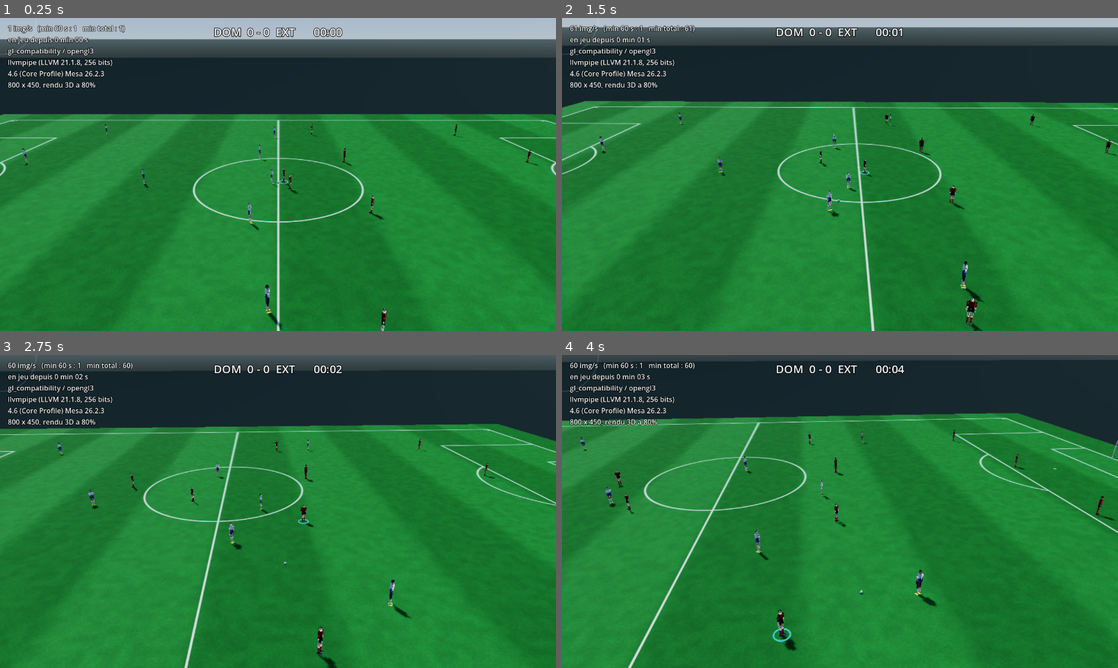
Above: before the commit, frames 1-4 (two rows, left to right).
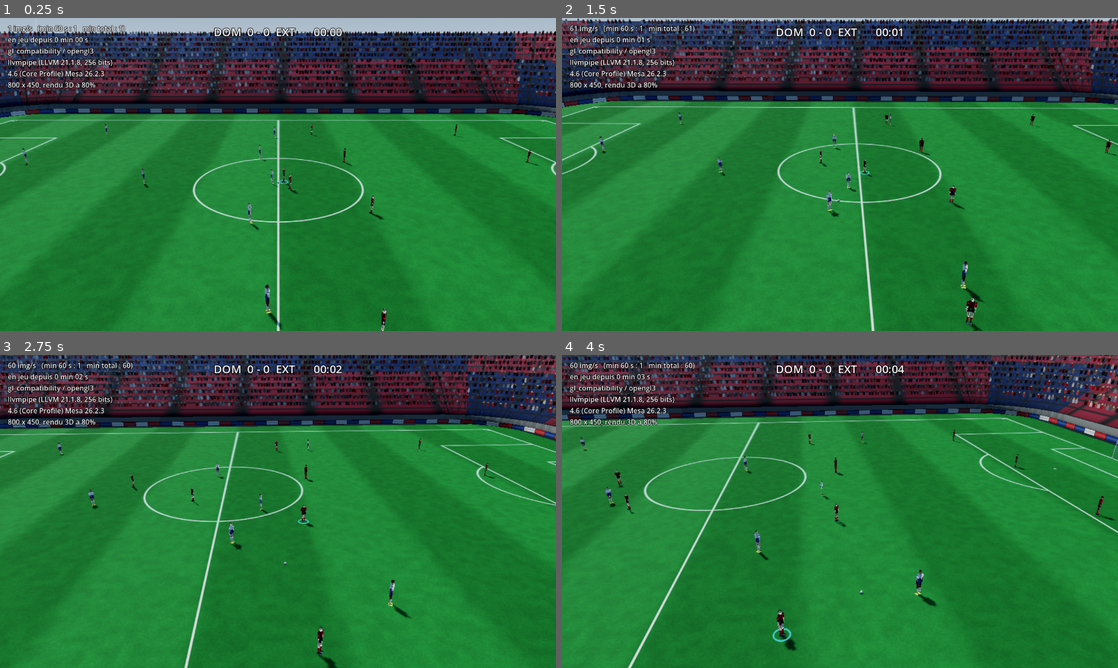
Above: after the commit, the same moments.

Repository: owono123/monprojet
Game: Godot game, scene res://src/principal.tscn
The game is run twice, just before and just after one commit, with the same random seed, the same clock (stepped at 60 frames per second) and the same inputs.
Inputs (mouse positions are in pixels of both pictures, inside the frame that each line leads up to):
- Up to frame 1 (0.25 s): no input
- Up to frame 2 (1.5 s): move the mouse to (962, 158) at 0.52 s; click (962, 158) at 0.67 s; drag from (728, 190) to (812, 237) at 1.27 s
- Up to frame 3 (2.75 s): move the mouse to (333, 442) at 2.02 s; click (333, 442) at 2.17 s
- Up to frame 4 (4 s): drag from (812, 574) to (673, 464) at 2.77 s; move the mouse to (1006, 558) at 3.52 s; click (1006, 558) at 3.67 s

The runs differ from the first frame. In frame 1, 18% of the frame differs, in the area x 0-100%, y 4-32%; in frame 2, 18%; in frame 3, 15%; in frame 4, 13%.

Commit message:
Le stade : gradins, foule, panneaux et projecteurs
Le terrain ne flotte plus dans le vide. Une enceinte complete l'entoure :
douze rangees de gradins en rectangle aux angles arrondis, une foule, un
bandeau publicitaire au bord de touche et quatre pylones d'eclairage.

C'est la piece qui fait le plus pour l'impression d'ensemble. Un terrain
parfaitement trace pose au milieu de rien a toujours l'air d'un essai
technique ; les memes joueurs dans une enceinte pleine ont l'air d'un match.

Le budget tient par deux choix. Les sieges ne sont pas de la geometrie : la
grille des places est dessinee dans le pixel sur la pente des gradins, si bien
qu'une enceinte de trente mille places coute exactement le meme prix qu'une
enceinte vide — en volumes, meme reduits a une boite chacun, il aurait fallu
plus de trois cent mille triangles. Et la foule entiere tient dans un seul
MultiMesh, donc un seul appel de rendu, chaque spectateur etant un
quadrilatere tourne vers le centre du terrain.

Un defaut trouve a la relecture des captures : les spectateurs etaient semes au
milieu de la marche mais poses a la hauteur du BAS de celle-ci, donc enfonces
dans la pente — seul le sommet de leur crane depassait, et les tribunes
paraissaient vides. Ils sont desormais poses a la hauteur qu'a reellement la
pente a l'endroit ou ils se trouvent.

Les panneaux publicitaires ne portent aucune marque : ce sont des aplats de
couleur, comme le veut la regle du projet. L'editeur de stade laissera regler
la palette.

Co-Authored-By: Claude Opus 5 <noreply@anthropic.com>
Claude-Session: https://claude.ai/code/session_01DjzeGUHn1ioCs4MhjkFQZt

Diff:
--- a/foot/src/principal.gd
+++ b/foot/src/principal.gd
@@ -16,6 +16,7 @@
 var _simulation: Simulation
 var _manette: Manette
 var _terrain: Terrain
+var _stade: Stade
 var _ambiance: Ambiance
 var _camera: Camera3D
 var _ballon_visuel: MeshInstance3D
@@ -46,6 +47,9 @@
 
 	_terrain = Terrain.new()
 	add_child(_terrain)
+
+	_stade = Stade.new()
+	add_child(_stade)
 
 	_ballon_visuel = _construire_ballon()
 	add_child(_ballon_visuel)
--- /dev/null
+++ b/foot/src/rendu/foule.gdshader
@@ -0,0 +1,42 @@
+shader_type spatial;
+render_mode cull_disabled, diffuse_lambert;
+
+// Un spectateur : un simple quadrilatere, tete claire au-dessus, maillot en
+// dessous, la couleur venant de l'instance.
+//
+// Plusieurs milliers d'entre eux tiennent dans un seul MultiMesh, donc un seul
+// appel de rendu. Le mouvement est calcule ici plutot que par la simulation :
+// une foule qui respire ne change rien au match, mais une foule parfaitement
+// immobile trahit immediatement le decor en carton.
+
+uniform vec3 couleur_peau : source_color = vec3(0.74, 0.58, 0.46);
+uniform float amplitude_du_mouvement = 0.055;
+
+varying vec3 maillot;
+varying float teint;
+
+void vertex() {
+	maillot = COLOR.rgb;
+	// Chaque spectateur bouge a son propre rythme : sans ce decalage, toute la
+	// tribune ondulerait ensemble comme un seul organisme.
+	float decalage = fract(float(INSTANCE_ID) * 0.6180339887) * 6.2831853;
+	float souffle = sin(TIME * 1.7 + decalage) + sin(TIME * 0.63 + decalage * 2.1) * 0.5;
+	VERTEX.y += souffle * amplitude_du_mouvement;
+	// Le teint varie d'un spectateur a l'autre, tire du meme decalage.
+	teint = 0.72 + fract(float(INSTANCE_ID) * 0.7548776662) * 0.52;
+}
+
+void fragment() {
+	// Le haut du quadrilatere est la tete, le reste le buste. La bascule est
+	// franche : a cette distance, un degrade ne se verrait pas.
+	float est_la_tete = step(UV.y, 0.30);
+	// Les epaules sont arrondies plutot que carrees, ce qui suffit a lire une
+	// silhouette humaine dans une tache de quelques pixels.
+	float largeur = mix(0.5, 0.30, smoothstep(0.30, 0.10, UV.y));
+	if (abs(UV.x - 0.5) > largeur) {
+		discard;
+	}
+	ALBEDO = mix(maillot, couleur_peau * teint, est_la_tete);
+	ROUGHNESS = 0.92;
+	SPECULAR = 0.08;
+}
--- /dev/null
+++ b/foot/src/rendu/gradins.gdshader
@@ -0,0 +1,63 @@
+shader_type spatial;
+render_mode cull_back, diffuse_lambert;
+
+// Sieges des gradins, dessines dans le pixel.
+//
+// Un stade de trente mille places represente trente mille sieges. En geometrie,
+// meme reduits a une boite chacun, cela ferait plus de trois cent mille
+// triangles et un temps de sommet qu'aucun telephone ne tient. On dessine donc
+// la grille des places directement sur la pente des gradins : le cout ne depend
+// plus du nombre de sieges mais du nombre de pixels a l'ecran, et une enceinte
+// pleine coute exactement le meme prix qu'une enceinte vide.
+
+uniform float rangees = 12.0;
+uniform float places_par_rangee = 432.0;
+uniform vec3 couleur_siege : source_color = vec3(0.16, 0.20, 0.34);
+uniform vec3 couleur_siege_clair : source_color = vec3(0.62, 0.16, 0.18);
+uniform vec3 couleur_beton : source_color = vec3(0.34, 0.34, 0.33);
+
+varying vec2 coordonnee;
+
+float hasard(vec2 graine) {
+	return fract(sin(dot(graine, vec2(12.9898, 78.233))) * 43758.5453);
+}
+
+void vertex() {
+	coordonnee = UV;
+}
+
+void fragment() {
+	// Le mur de soutenement, marque par un v negatif, est du beton nu.
+	if (coordonnee.y < -0.001) {
+		float grain = hasard(floor(coordonnee * vec2(240.0, 40.0)));
+		ALBEDO = couleur_beton * (0.88 + grain * 0.18);
+		ROUGHNESS = 0.95;
+	} else {
+		vec2 grille = vec2(coordonnee.x * places_par_rangee, coordonnee.y * rangees);
+		vec2 place = floor(grille);
+		vec2 dans_la_place = fract(grille);
+
+		// Un couloir d'acces toutes les vingt-quatre places : sans ces coupures,
+		// la tribune ressemble a un tissu imprime plutot qu'a des travees.
+		float couloir = step(0.94, fract(place.x / 24.0));
+
+		// Le siege ne remplit pas toute sa case : l'ecart laisse voir le beton,
+		// et c'est ce liset sombre qui donne le relief des rangees.
+		vec2 bord = smoothstep(vec2(0.0), vec2(0.16), dans_la_place)
+			* (1.0 - smoothstep(vec2(0.80), vec2(1.0), dans_la_place));
+		float siege = bord.x * bord.y * (1.0 - couloir);
+
+		// Deux couleurs par blocs, comme les mosaiques des tribunes. Les blocs
+		// sont larges et peu contrastes : un damier serre donnerait un stade en
+		// nappe de pique-nique.
+		float bloc = step(0.5, fract(floor(place.x / 68.0) * 0.5 + floor(place.y / 7.0) * 0.5));
+		vec3 teinte = mix(couleur_siege, mix(couleur_siege, couleur_siege_clair, 0.75), bloc);
+		teinte *= 0.86 + hasard(place) * 0.24;
+
+		// Le fond de tribune recoit moins de lumiere du ciel.
+		float ombre = mix(0.62, 1.0, coordonnee.y);
+		ALBEDO = mix(couleur_beton * 0.55, teinte, siege) * ombre;
+		ROUGHNESS = mix(0.95, 0.72, siege);
+	}
+	SPECULAR = 0.12;
+}
--- /dev/null
+++ b/foot/src/rendu/panneaux.gdshader
@@ -0,0 +1,44 @@
+shader_type spatial;
+render_mode cull_back, diffuse_lambert;
+
+// Bandeau publicitaire du bord de touche.
+//
+// Les panneaux ne portent aucune marque : ce sont des aplats de couleur. Ce
+// n'est pas une facilite, c'est la regle du projet — aucun sponsor reel n'entre
+// dans le jeu. L'editeur de stade laissera regler la palette, et l'utilisateur
+// mettra ce qu'il veut sur son propre appareil.
+//
+// La coordonnee horizontale porte des metres, si bien que la largeur d'un
+// panneau reste la meme sur les cotes comme dans les virages.
+
+uniform float largeur_panneau = 2.6;
+uniform vec3 teinte_a : source_color = vec3(0.10, 0.22, 0.48);
+uniform vec3 teinte_b : source_color = vec3(0.86, 0.86, 0.88);
+uniform vec3 teinte_c : source_color = vec3(0.72, 0.14, 0.16);
+
+varying vec2 coordonnee;
+
+void vertex() {
+	coordonnee = UV;
+}
+
+void fragment() {
+	float index = floor(coordonnee.x / largeur_panneau);
+	float dedans = fract(coordonnee.x / largeur_panneau);
+
+	// Trois couleurs qui se suivent sans repetition trop evidente.
+	float choix = fract(index * 0.37);
+	vec3 fond = choix < 0.34 ? teinte_a : (choix < 0.67 ? teinte_b : teinte_c);
+
+	// Joint sombre entre deux panneaux, et lisere en haut et en bas.
+	float joint = smoothstep(0.0, 0.03, dedans) * (1.0 - smoothstep(0.97, 1.0, dedans));
+	float lisere = smoothstep(0.0, 0.10, coordonnee.y) * (1.0 - smoothstep(0.88, 1.0, coordonnee.y));
+
+	// Une bande claire au milieu du panneau, la ou se trouverait une inscription.
+	float bande = smoothstep(0.30, 0.36, coordonnee.y) * (1.0 - smoothstep(0.62, 0.68, coordonnee.y));
+	vec3 teinte = mix(fond, fond * 0.35 + vec3(0.35), bande * 0.55);
+
+	ALBEDO = mix(vec3(0.06, 0.06, 0.07), teinte, joint * lisere);
+	ROUGHNESS = 0.55;
+	SPECULAR = 0.35;
+}
--- /dev/null
+++ b/foot/src/rendu/stade.gd
@@ -0,0 +1,300 @@
+class_name Stade
+extends Node3D
+
+## Le stade : gradins, foule, panneaux publicitaires et projecteurs, fabriques
+## par le code a partir de quelques dimensions.
+##
+## C'est la piece qui fait le plus pour l'impression d'ensemble. Un terrain
+## parfaitement trace pose au milieu du vide a toujours l'air d'un essai
+## technique ; les memes joueurs dans une enceinte pleine ont l'air d'un match.
+##
+## Le budget est tenu par deux choix. Les sieges ne sont pas de la geometrie :
+## ils sont dessines dans le pixel sur la pente des gradins, ce qui evite
+## quarante mille petits volumes. Et la foule est un unique MultiMesh — plusieurs
+## milliers de spectateurs en un seul appel de rendu, la ou autant de noeuds
+## separes mettraient un telephone a genoux.
+
+## Empreinte au sol de la premiere rangee, au-dela de la pelouse.
+const DEMI_LONGUEUR_INTERIEURE := 62.0
+const DEMI_LARGEUR_INTERIEURE := 44.0
+const RAYON_DES_ANGLES := 16.0
+
+## Profil des gradins : de combien on s'eloigne et de combien on monte a chaque
+## rangee. Une pente d'environ 30 degres, celle des enceintes modernes — assez
+## raide pour que le rang du dessus voie par-dessus le rang du dessous.
+const RANGEES := 12
+const RECUL_PAR_RANGEE := 2.15
+const MONTEE_PAR_RANGEE := 1.24
+const HAUTEUR_PREMIERE_RANGEE := 1.6
+
+## Finesse du contour. Soixante-douze points suffisent : au-dela, les angles
+## arrondis ne gagnent plus rien de visible et l'on paye des sommets pour rien.
+const POINTS_DU_CONTOUR := 72
+
+## Espacement des spectateurs le long d'une rangee, en metres.
+const ESPACEMENT_FOULE := 0.72
+## Part des places occupees.
+const TAUX_DE_REMPLISSAGE := 0.88
+
+const CHEMIN_SHADER_GRADINS := "res://src/rendu/gradins.gdshader"
+const CHEMIN_SHADER_FOULE := "res://src/rendu/foule.gdshader"
+const CHEMIN_SHADER_PANNEAUX := "res://src/rendu/panneaux.gdshader"
+
+var _foule: MultiMeshInstance3D
+
+func _ready() -> void:
+	_construire_les_gradins()
+	_construire_la_foule()
+	_construire_les_panneaux()
+	_construire_les_projecteurs()
+
+## Contour de l'enceinte a une distance donnee de la premiere rangee : un
+## rectangle aux angles arrondis. Ecarter le contour revient a agrandir ses
+## demi-dimensions et le rayon de ses angles de la meme quantite, ce qui garde
+## des rangees regulierement espacees jusque dans les virages.
+static func contour(ecart: float) -> PackedVector2Array:
+	var demi_x := DEMI_LONGUEUR_INTERIEURE + ecart
+	var demi_z := DEMI_LARGEUR_INTERIEURE + ecart
+	var rayon := RAYON_DES_ANGLES + ecart
+	var droit_x := maxf(demi_x - rayon, 0.0)
+	var droit_z := maxf(demi_z - rayon, 0.0)
+
+	var points := PackedVector2Array()
+	for pas in POINTS_DU_CONTOUR:
+		var angle := TAU * float(pas) / float(POINTS_DU_CONTOUR)
+		# Un rectangle arrondi se decrit comme un cercle dont le centre glisse
+		# le long des cotes : le signe du cosinus et du sinus indique dans quel
+		# angle l'on se trouve.
+		points.append(Vector2(
+			signf(cos(angle)) * droit_x + cos(angle) * rayon,
+			signf(sin(angle)) * droit_z + sin(angle) * rayon))
+	return points
+
+# --- Gradins ----------------------------------------------------------------
+
+func _construire_les_gradins() -> void:
+	var outil := SurfaceTool.new()
+	outil.begin(Mesh.PRIMITIVE_TRIANGLES)
+
+	# Le tableau est typé : sans cela, chacun de ses elements est une valeur sans
+	# type et GDScript refuse d'inferer ce qu'on en tire.
+	var contours: Array[PackedVector2Array] = []
+	for rangee in RANGEES + 1:
+		contours.append(contour(float(rangee) * RECUL_PAR_RANGEE))
+
+	for rangee in RANGEES:
+		var bas := contours[rangee]
+		var haut := contours[rangee + 1]
+		var y_bas := HAUTEUR_PREMIERE_RANGEE + float(rangee) * MONTEE_PAR_RANGEE
+		var y_haut := y_bas + MONTEE_PAR_RANGEE
+		var v_bas := float(rangee) / float(RANGEES)
+		var v_haut := float(rangee + 1) / float(RANGEES)
+
+		for pas in POINTS_DU_CONTOUR:
+			var suivant := (pas + 1) % POINTS_DU_CONTOUR
+			var u := float(pas) / float(POINTS_DU_CONTOUR)
+			var u_suivant := float(pas + 1) / float(POINTS_DU_CONTOUR)
+			# Les sommets tournent dans le sens qui presente la face au terrain.
+			_quadrilatere(outil,
+				Vector3(bas[suivant].x, y_bas, bas[suivant].y), Vector2(u_suivant, v_bas),
+				Vector3(bas[pas].x, y_bas, bas[pas].y), Vector2(u, v_bas),
+				Vector3(haut[pas].x, y_haut, haut[pas].y), Vector2(u, v_haut),
+				Vector3(haut[suivant].x, y_haut, haut[suivant].y), Vector2(u_suivant, v_haut))
+
+	# Mur de soutenement entre la pelouse et la premiere rangee : sans lui, les
+	# gradins semblent leviter au-dessus du terrain.
+	var pied := contours[0]
+	for pas in POINTS_DU_CONTOUR:
+		var suivant := (pas + 1) % POINTS_DU_CONTOUR
+		var u := float(pas) / float(POINTS_DU_CONTOUR)
+		var u_suivant := float(pas + 1) / float(POINTS_DU_CONTOUR)
+		_quadrilatere(outil,
+			Vector3(pied[suivant].x, 0.0, pied[suivant].y), Vector2(u_suivant, -1.0),
+			Vector3(pied[pas].x, 0.0, pied[pas].y), Vector2(u, -1.0),
+			Vector3(pied[pas].x, HAUTEUR_PREMIERE_RANGEE, pied[pas].y), Vector2(u, -1.0),
+			Vector3(pied[suivant].x, HAUTEUR_PREMIERE_RANGEE, pied[suivant].y),
+			Vector2(u_suivant, -1.0))
+
+	outil.generate_normals()
+
+	var matiere := ShaderMaterial.new()
+	matiere.shader = load(CHEMIN_SHADER_GRADINS)
+	matiere.set_shader_parameter("rangees", float(RANGEES))
+	matiere.set_shader_parameter("places_par_rangee",
+		float(POINTS_DU_CONTOUR) * 6.0)
+
+	var gradins := MeshInstance3D.new()
+	gradins.name = "Gradins"
+	gradins.mesh = outil.commit()
+	gradins.material_override = matiere
+	gradins.cast_shadow = GeometryInstance3D.SHADOW_CASTING_SETTING_OFF
+	add_child(gradins)
+
+func _quadrilatere(outil: SurfaceTool, a: Vector3, uv_a: Vector2, b: Vector3, uv_b: Vector2,
+		c: Vector3, uv_c: Vector2, d: Vector3, uv_d: Vector2) -> void:
+	for sommet in [[a, uv_a], [b, uv_b], [c, uv_c], [a, uv_a], [c, uv_c], [d, uv_d]]:
+		outil.set_uv(sommet[1])
+		outil.add_vertex(sommet[0])
+
+# --- Foule ------------------------------------------------------------------
+
+## Plusieurs milliers de spectateurs en un seul appel de rendu.
+##
+## Chacun est un simple quadrilatere tourne vers le centre du terrain. On
+## pourrait le faire pivoter vers la camera a chaque image, mais c'est inutile
+## ici : le public regarde le jeu, et la camera reste toujours du meme cote.
+## Un quadrilatere fixe coute donc exactement rien de plus qu'un panneau
+## d'affichage, et evite tout calcul par sommet.
+func _construire_la_foule() -> void:
+	var quadrilatere := QuadMesh.new()
+	quadrilatere.size = Vector2(0.52, 1.05)
+
+	var matiere := ShaderMaterial.new()
+	matiere.shader = load(CHEMIN_SHADER_FOULE)
+	quadrilatere.material = matiere
+
+	var multiple := MultiMesh.new()
+	multiple.transform_format = MultiMesh.TRANSFORM_3D
+	multiple.use_colors = true
+	multiple.mesh = quadrilatere
+
+	# Un generateur a graine dediee : le placement doit etre identique d'un
+	# lancement a l'autre, sans jamais puiser dans l'alea de la simulation.
+	var alea := Alea.new(1907)
+	var places: Array[Transform3D] = []
+	var couleurs: Array[Color] = []
+
+	var demi_hauteur: float = quadrilatere.size.y * 0.5
+	for rangee in range(1, RANGEES):
+		# Les spectateurs sont semes au milieu de la marche, il faut donc les
+		# poser a la hauteur qu'a la PENTE a cet endroit, pas a celle du bas de
+		# la marche. Sans cette demi-montee, ils s'enfoncent dans le gradin et
+		# l'on ne voit plus que le sommet de leur crane.
+		var surface := HAUTEUR_PREMIERE_RANGEE + float(rangee) * MONTEE_PAR_RANGEE \
+			+ MONTEE_PAR_RANGEE * 0.5
+		var ligne := contour(float(rangee) * RECUL_PAR_RANGEE + RECUL_PAR_RANGEE * 0.5)
+		_semer_une_rangee(ligne, surface + demi_hauteur, alea, places, couleurs)
+
+	multiple.instance_count = places.size()
+	for index in places.size():
+		multiple.set_instance_transform(index, places[index])
+		multiple.set_instance_color(index, couleurs[index])
+
+	_foule = MultiMeshInstance3D.new()
+	_foule.name = "Foule"
+	_foule.multimesh = multiple
+	_foule.cast_shadow = GeometryInstance3D.SHADOW_CASTING_SETTING_OFF
+	add_child(_foule)
+
+func _semer_une_rangee(ligne: PackedVector2Array, hauteur: float, alea: Alea,
+		places: Array[Transform3D], couleurs: Array[Color]) -> void:
+	for pas in ligne.size():
+		var depart := ligne[pas]
+		var arrivee := ligne[(pas + 1) % ligne.size()]
+		var segment := arrivee - depart
+		var longueur := segment.length()
+		var combien := int(longueur / ESPACEMENT_FOULE)
+		for index in combien:
+			if not alea.chance(TAUX_DE_REMPLISSAGE):
+				continue
+			var avancee := (float(index) + alea.reel_entre(0.25, 0.75)) / float(maxi(combien, 1))
+			var point := depart + segment * avancee
+			var endroit := Vector3(point.x, hauteur + alea.reel_entre(-0.06, 0.06), point.y)
+			# Chacun regarde le centre du terrain, avec un peu de flottement.
+			var vers_centre := -Vector3(point.x, 0.0, point.y).normalized()
+			var angle := atan2(vers_centre.x, vers_centre.z) + alea.reel_entre(-0.25, 0.25)
+			places.append(Transform3D(Basis(Vector3.UP, angle), endroit))
+			couleurs.append(_couleur_de_spectateur(alea))
+
+## Le public n'est pas uniforme : quelques couleurs dominantes pour les maillots
+## de l'equipe qui recoit, et beaucoup de teintes ternes autour. Un stade tout
+## en couleurs vives ressemble a des confettis.
+func _couleur_de_spectateur(alea: Alea) -> Color:
+	var tirage := alea.reel()
+	if tirage < 0.34:
+		return Color(0.62, 0.13, 0.15).lightened(alea.reel_entre(-0.1, 0.25))
+	if tirage < 0.50:
+		return Color(0.88, 0.88, 0.90).darkened(alea.reel_entre(0.0, 0.3))
+	var gris := alea.reel_entre(0.16, 0.46)
+	return Color(gris * alea.reel_entre(0.9, 1.25), gris, gris * alea.reel_entre(0.9, 1.2))
+
+# --- Panneaux publicitaires -------------------------------------------------
+
+## Bandeau tout autour du terrain. Les panneaux ne portent aucune marque : ce
+## sont des aplats de couleur, que l'editeur de stade laissera regler.
+func _construire_les_panneaux() -> void:
+	var hauteur := 0.95
+	var ligne := contour(-2.4)
+	var outil := SurfaceTool.new()
+	outil.begin(Mesh.PRIMITIVE_TRIANGLES)
+
+	var parcouru := 0.0
+	for pas in ligne.size():
+		var depart := ligne[pas]
+		var arrivee := ligne[(pas + 1) % ligne.size()]
+		var longueur := depart.distance_to(arrivee)
+		# L'UV porte des metres : la largeur d'un panneau reste la meme partout,
+		# y compris dans les virages ou les segments sont plus courts.
+		_quadrilatere(outil,
+			Vector3(arrivee.x, 0.0, arrivee.y), Vector2(parcouru + longueur, 1.0),
+			Vector3(depart.x, 0.0, depart.y), Vector2(parcouru, 1.0),
+			Vector3(depart.x, hauteur, depart.y), Vector2(parcouru, 0.0),
+			Vector3(arrivee.x, hauteur, arrivee.y), Vector2(parcouru + longueur, 0.0))
+		parcouru += longueur
+
+	outil.generate_normals()
+
+	var matiere := ShaderMaterial.new()
+	matiere.shader = load(CHEMIN_SHADER_PANNEAUX)
+
+	var panneaux := MeshInstance3D.new()
+	panneaux.name = "Panneaux"
+	panneaux.mesh = outil.commit()
+	panneaux.material_override = matiere
+	panneaux.cast_shadow = GeometryInstance3D.SHADOW_CASTING_SETTING_OFF
+	add_child(panneaux)
+
+# --- Projecteurs ------------------------------------------------------------
+
+## Quatre pylones aux angles. Ils n'eclairent rien pour l'instant — la lumiere
+## vient du soleil — mais ils ferment la silhouette de l'enceinte, et serviront
+## de support aux matchs en nocturne.
+func _construire_les_projecteurs() -> void:
+	var hauteur := HAUTEUR_PREMIERE_RANGEE + RANGEES * MONTEE_PAR_RANGEE + 11.0
+	var ecart := RANGEES * RECUL_PAR_RANGEE
+
+	var mat_pylone := StandardMaterial3D.new()
+	mat_pylone.albedo_color = Color(0.24, 0.25, 0.27)
+	mat_pylone.roughness = 0.7
+
+	var mat_lampes := StandardMaterial3D.new()
+	mat_lampes.albedo_color = Color(0.90, 0.92, 0.85)
+	mat_lampes.emission_enabled = true
+	mat_lampes.emission = Color(1.0, 0.97, 0.88)
+	mat_lampes.emission_energy_multiplier = 1.4
+
+	# Les variables de boucle sont typees : sans cela GDScript les prend pour des
+	# valeurs sans type et refuse d'inferer ce qu'on en construit.
+	for cote_x: float in [1.0, -1.0]:
+		for cote_z: float in [1.0, -1.0]:
+			var pied := Vector3(
+				cote_x * (DEMI_LONGUEUR_INTERIEURE + ecart * 0.62), 0.0,
+				cote_z * (DEMI_LARGEUR_INTERIEURE + ecart * 0.62))
+
+			var mat := MeshInstance3D.new()
+			var poteau := BoxMesh.new()
+			poteau.size = Vector3(1.1, hauteur, 1.1)
+			mat.mesh = poteau
+			mat.material_override = mat_pylone
+			mat.position = pied + Vector3(0.0, hauteur * 0.5, 0.0)
+			add_child(mat)
+
+			var rampe := MeshInstance3D.new()
+			var bloc := BoxMesh.new()
+			bloc.size = Vector3(7.5, 2.6, 1.0)
+			rampe.mesh = bloc
+			rampe.material_override = mat_lampes
+			rampe.position = pied + Vector3(0.0, hauteur + 1.0, 0.0)
+			# La rampe est tournee vers le centre du terrain.
+			rampe.rotation.y = atan2(-pied.x, -pied.z) + PI * 0.5
+			add_child(rampe)
--- a/foot/tests/capture.gd
+++ b/foot/tests/capture.gd
@@ -18,6 +18,8 @@
 	["02_but", Vector3(34.0, 7.0, -24.0), Vector3(52.5, 1.0, 0.0)],
 	["03_vue_entiere", Vector3(0.0, 64.0, -48.0), Vector3(0.0, 0.0, 0.0)],
 	["04_rond_central", Vector3(-5.0, 2.0, -11.0), Vector3(0.0, 0.3, 0.0)],
+	["11_stade", Vector3(0.0, 34.0, -96.0), Vector3(0.0, 6.0, 0.0)],
+	["12_tribune", Vector3(-14.0, 6.5, -52.0), Vector3(-40.0, 12.0, -62.0)],
 ]
 
 ## Vues rapprochees, visant un joueur precis plutot qu'un point du terrain :
Not shown, added: foot/src/rendu/foule.gdshader.uid
Not shown, added: foot/src/rendu/gradins.gdshader.uid
Not shown, added: foot/src/rendu/panneaux.gdshader.uid
Not shown, added: foot/src/rendu/stade.gd.uid
